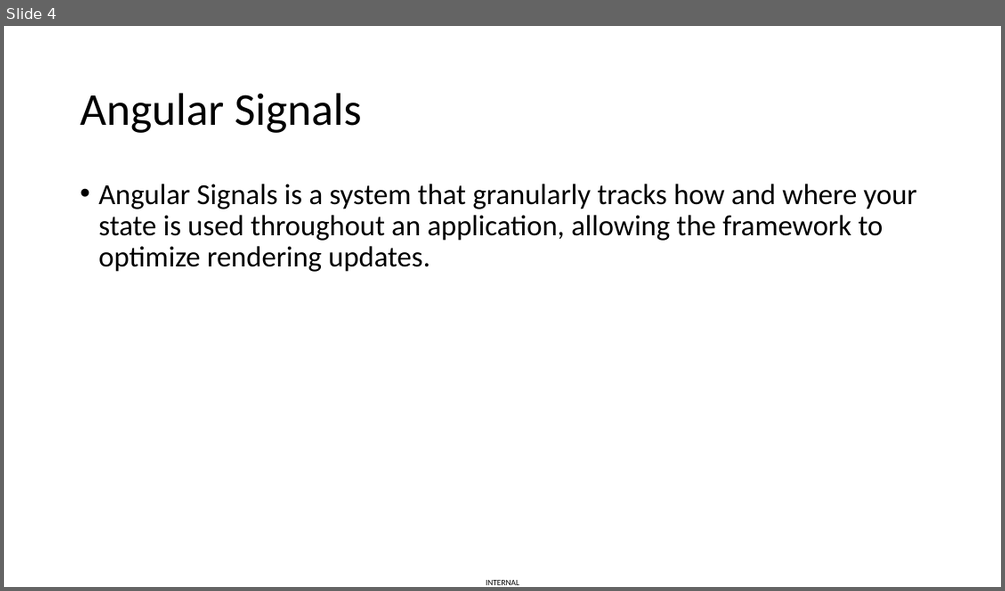
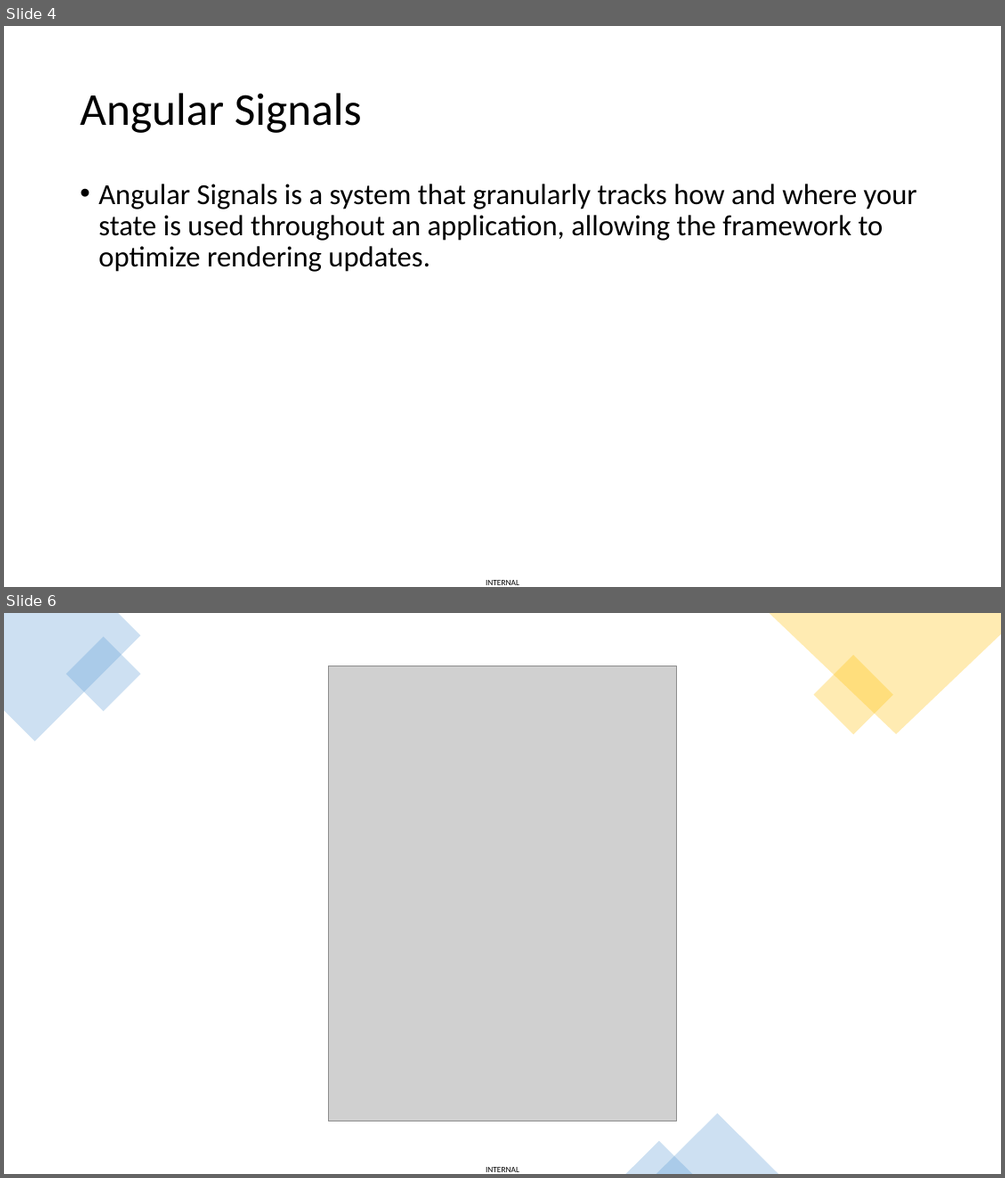
Before and after one commit to vuthaphai/ng-v16-new-features, a slide deck: Angular v16.pptx. Shown one above the other, each under a label of ours: slide 4 before the commit, slides 4 and 6 after it; the slides between them are not shown. The pictures are 1005x591 and 1005x1178 pixels, drawn with LibreOffice and Linux fonts; fonts in the diff are those of the drawing; grey boxes stand for pictures. Boxes give left, top, right and bottom in pixels: in the first picture for what was removed or moved away, otherwise in the second. Text is boxed around its words. In the diff, an @@ line names an element or a change of style, - is before the commit and + after.

```diff
--- a/Angular v16.pptx
+++ b/Angular v16.pptx
@@ slide 6 added at [4, 613, 1001, 1174], background #FFFFFF; not listed: 1 template element that a slide beside it also shows @@
@@ freeform shape added at [4, 613, 141, 741], fill #5B9BD5 at 30% opacity @@
@@ rectangle added at [66, 636, 141, 712], fill #5B9BD5 at 30% opacity @@
@@ freeform shape added at [769, 613, 1001, 734], fill #FFC000 at 30% opacity @@
@@ picture added at [329, 666, 677, 1121] @@
@@ rectangle added at [813, 655, 893, 735], fill #FFC000 at 30% opacity @@
@@ triangle added at [656, 1113, 778, 1174], fill #5B9BD5 at 30% opacity @@
@@ triangle added at [626, 1141, 693, 1174], fill #5B9BD5 at 30% opacity @@
```
Also in this commit, not shown: 1 slide changed, 1 other slide added, 1 slide removed, 2 other files.
